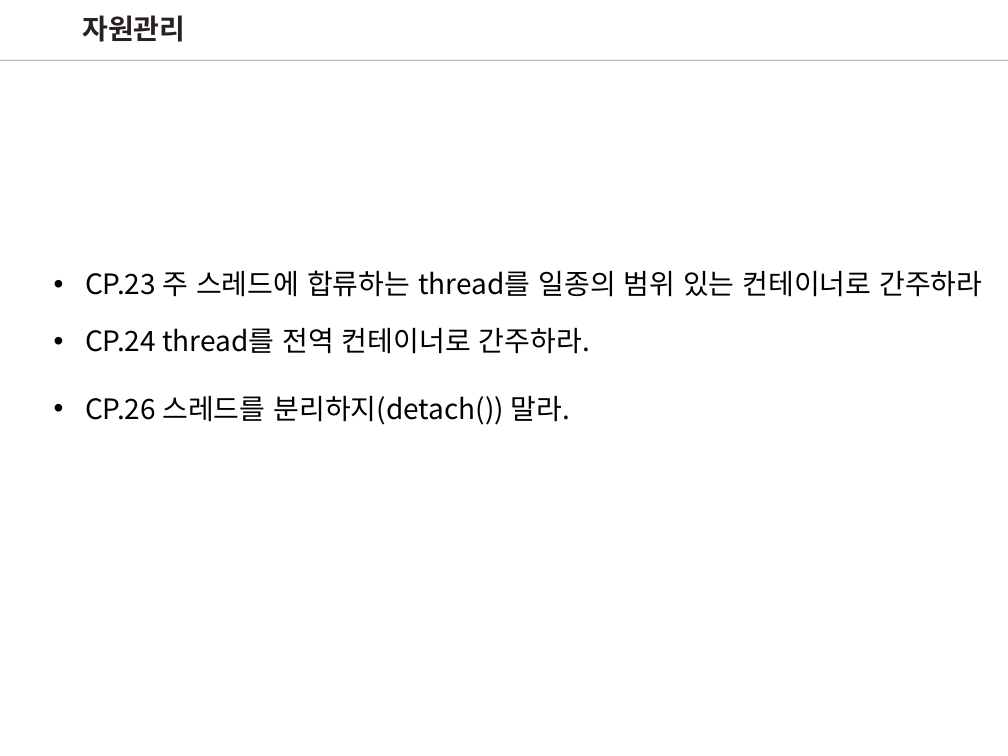
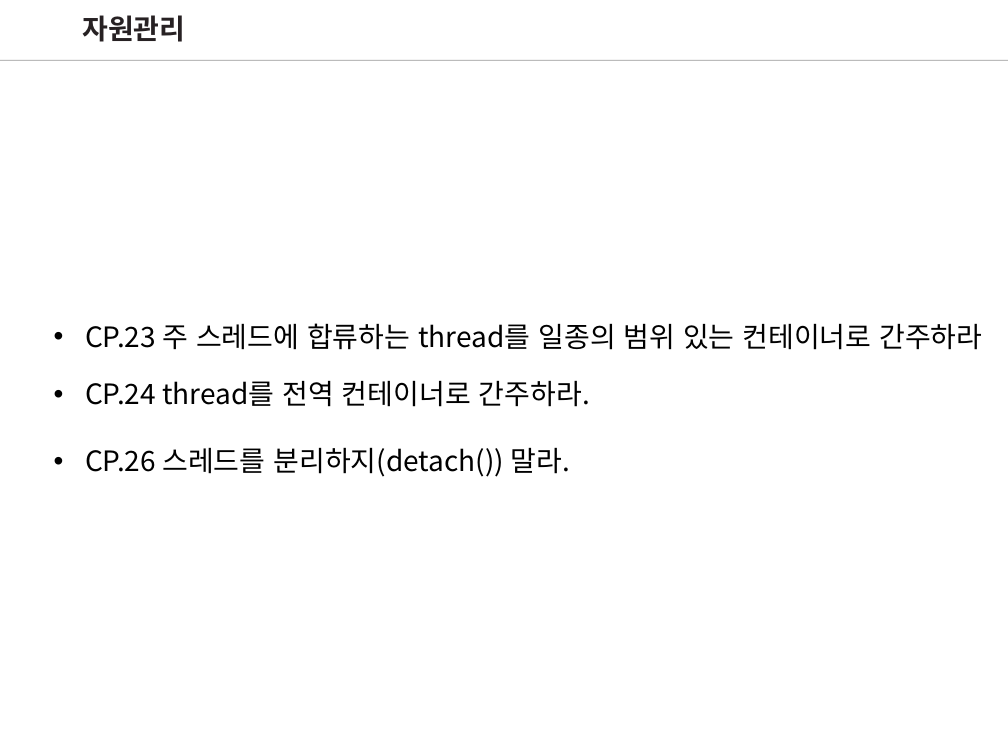
Before and after one commit to wjdgh2910a/CPP_Core_Guidelines_Study, a slide deck: slide 8 of CoreGuideLinesStudy_4.pptx. Drawn at 1008x756 pixels with LibreOffice and Linux fonts; fonts in the diff are those of the drawing. Boxes give left, top, right and bottom in pixels: in the first picture for what was removed or moved away, otherwise in the second. Text is boxed around its words. In the diff, an @@ line names an element or a change of style, - is before the commit and + after.

```diff
--- a/CoreGuideLinesStudy_4.pptx
+++ b/CoreGuideLinesStudy_4.pptx
@@ text "CP.23 주 스레드에 합류하는 thread를 ...": place and size @@
-text "CP.23 주 스레드에 합류하는 thread를 ..." at (85, 270, 982, 425)
+text "CP.23 주 스레드에 합류하는 thread를 ..." at (85, 323, 982, 477)
```
Also in this commit, not shown: 1 slide added, 5 slides removed.
